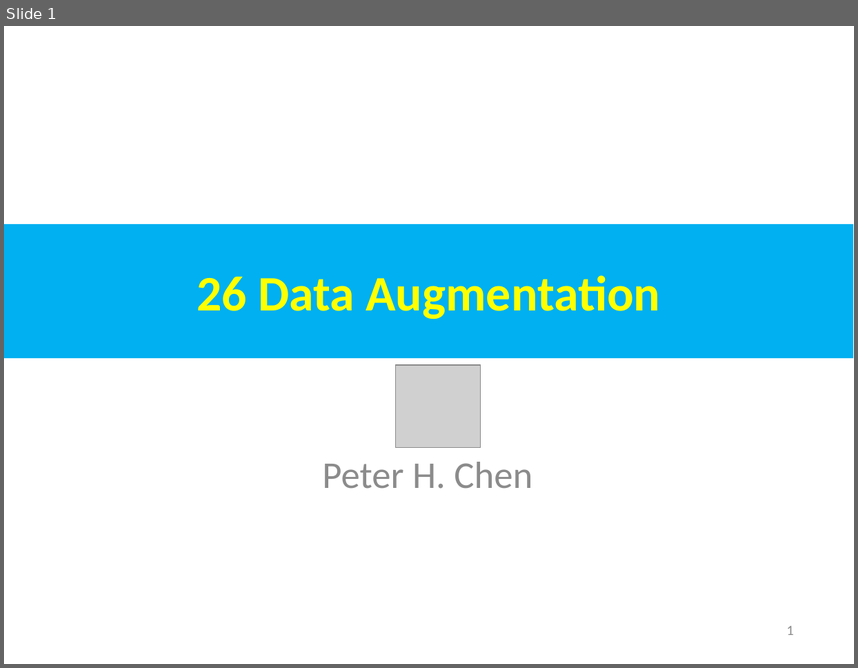
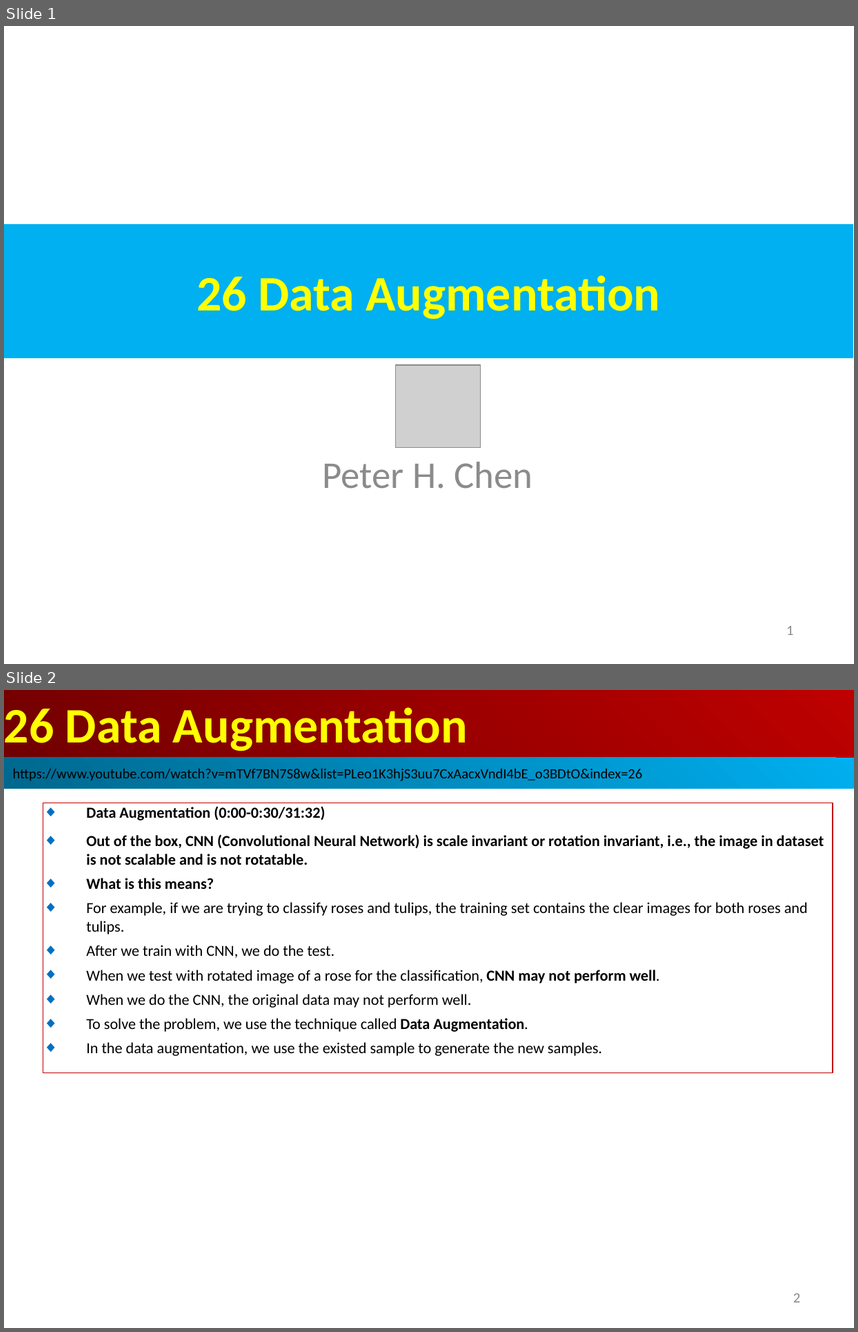
Before and after one commit to peterhchen/AIU_CS512_DL, a slide deck: 000_Lecture_Project/week13/01_Lecture/26_Data_Agument.ppt. Shown one above the other, each under a label of ours: slide 1 before the commit, slides 1 and 2 after it. The pictures are 858x668 and 858x1332 pixels, drawn with LibreOffice and Linux fonts; fonts in the diff are those of the drawing; grey boxes stand for pictures. Boxes give left, top, right and bottom in pixels: in the first picture for what was removed or moved away, otherwise in the second. Text is boxed around its words. In the diff, an @@ line names an element or a change of style, - is before the commit and + after.

```diff
--- a/000_Lecture_Project/week13/01_Lecture/26_Data_Agument.ppt
+++ b/000_Lecture_Project/week13/01_Lecture/26_Data_Agument.ppt
@@ slide 2 added at bbox=[4, 690, 854, 1328], background #FFFFFF @@
@@ rectangle added at bbox=[4, 690, 854, 758], fill gradient #BF0000 to #710000, 42 pt, text #FFFF00, bold @@
+26 Data Augmentation
@@ rectangle added at bbox=[4, 757, 854, 788], fill gradient #00AFEF to #00688E, 12 pt, text #000000 @@
+https://www.youtube.com/watch?v=mTVf7BN7S8w&list=PLeo1K3hjS3uu7CxAacxVndI4bE_o3BDtO&index=26
@@ rectangle added at bbox=[43, 803, 833, 1072], outline #C00000 0.74 pt, 13 pt, text #000000 @@
+◆ Data Augmentation (0:00-0:30/31:32)
+◆ Out of the box, CNN (Convolutional Neural Network) is scale invariant or rotation invariant, i.e., the image in dataset is not scalable and is not rotatable.
+◆ What is this means?
+◆ For example, if we are trying to classify roses and tulips, the training set contains the clear images for both roses and tulips.
+◆ After we train with CNN, we do the test.
+◆ When we test with rotated image of a rose for the classification, CNN may not perform well.
+◆ When we do the CNN, the original data may not perform well.
+◆ To solve the problem, we use the technique called Data Augmentation.
+◆ In the data augmentation, we use the existed sample to generate the new samples.
@@ page number added at bbox=[793, 1293, 800, 1302], 12 pt, text #8B8B8B @@
+2
```
Also in this commit, not shown: 7 slides changed, 4 other slides added.
